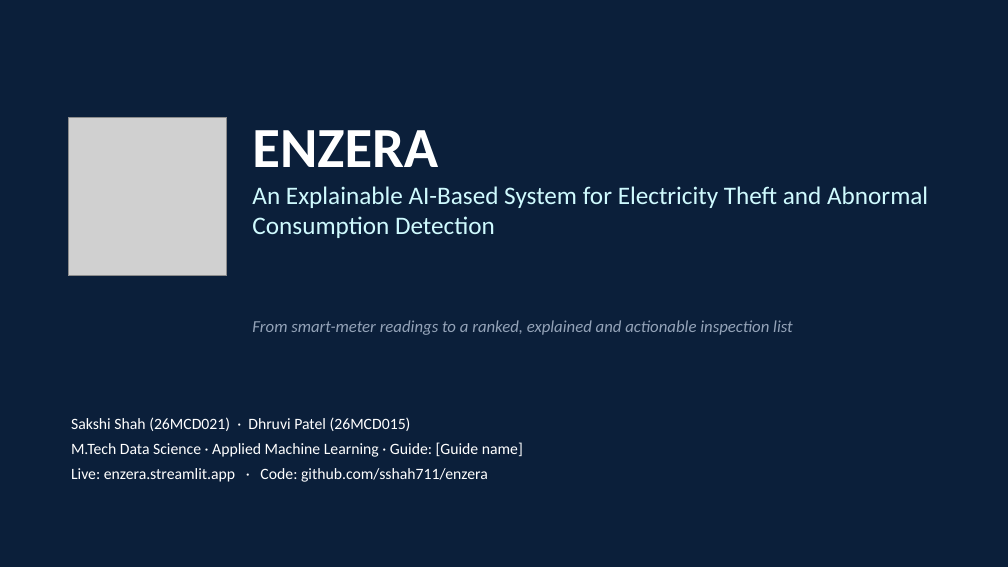
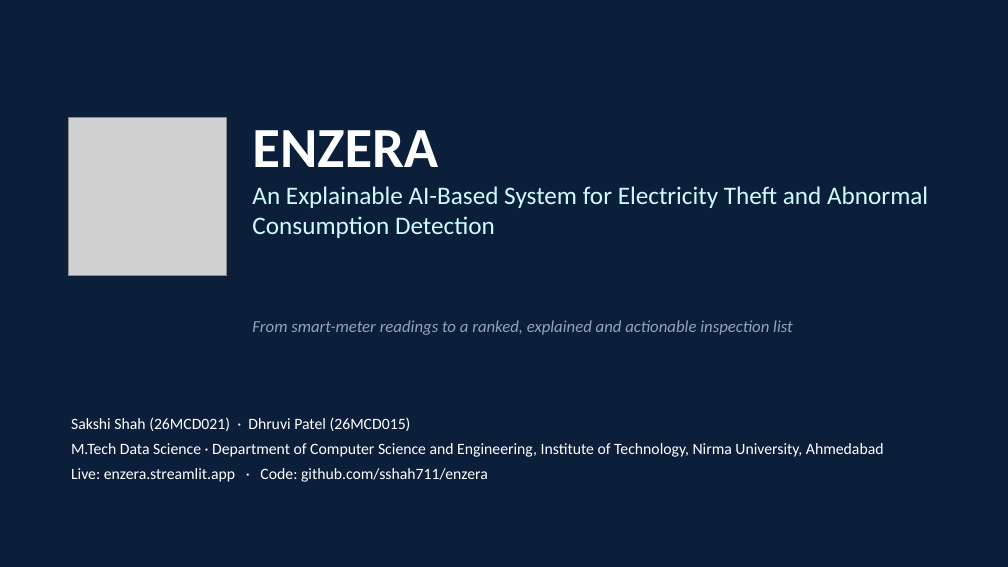
Before and after one commit to sshah711/enzera, a slide deck: slide 1 of docs/ENZERA_Presentation.pptx. Drawn at 1008x567 pixels with LibreOffice and Linux fonts; fonts in the diff are those of the drawing; grey boxes stand for pictures. Boxes give left, top, right and bottom in pixels: in the first picture for what was removed or moved away, otherwise in the second. Text is boxed around its words. In the diff, an @@ line names an element or a change of style, - is before the commit and + after.

Commit message:
Reports and slides: remove guide line, add CSE department and Institute of Technology, Nirma University

```diff
--- a/docs/ENZERA_Presentation.pptx
+++ b/docs/ENZERA_Presentation.pptx
@@ text at (71,443,884,457): text changed @@
-M.Tech Data Science · Applied Machine Learning · Guide: [Guide name]
+M.Tech Data Science · Department of Computer Science and Engineering, Institute of Technology, Nirma University, Ahmedabad
```
Also in this commit, not shown: 4 other files.
